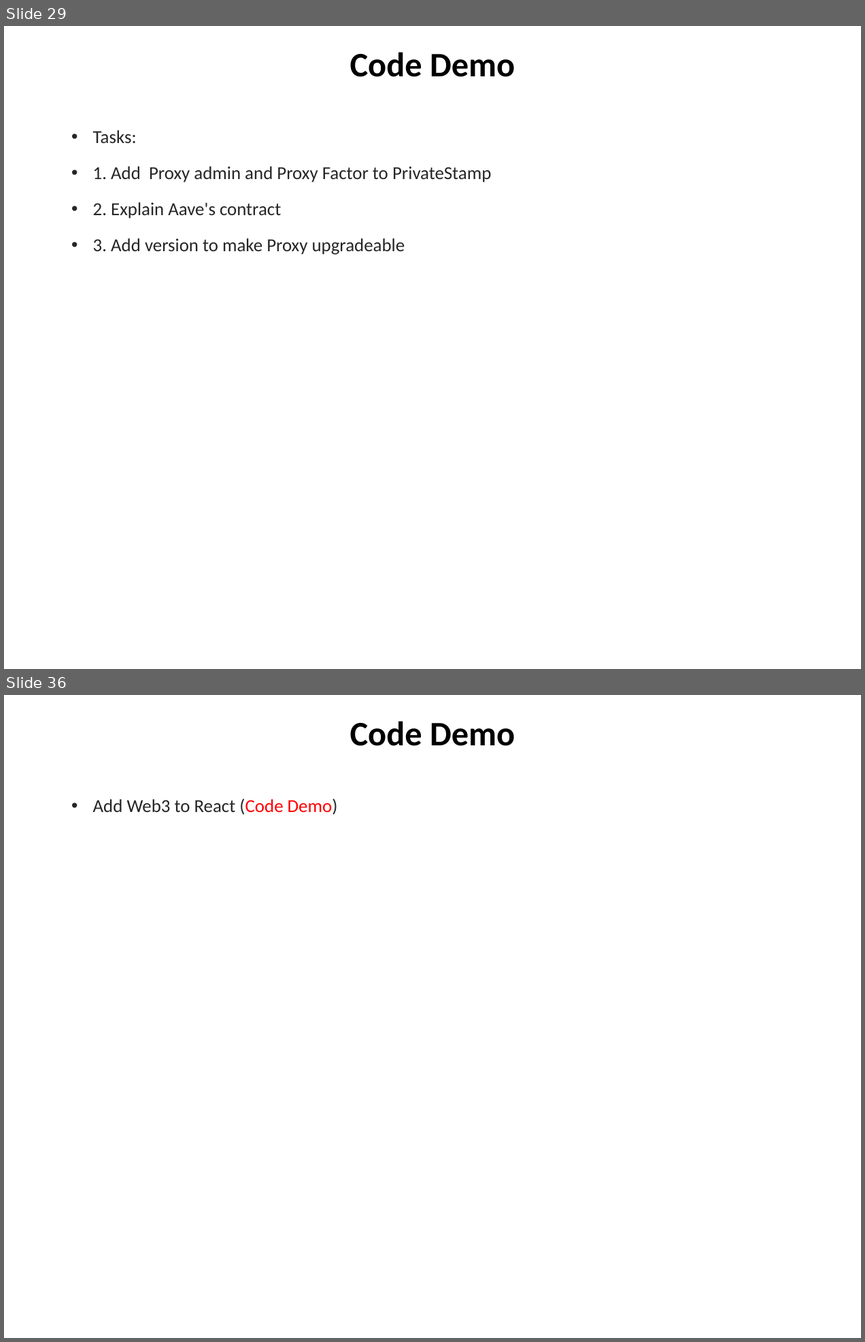
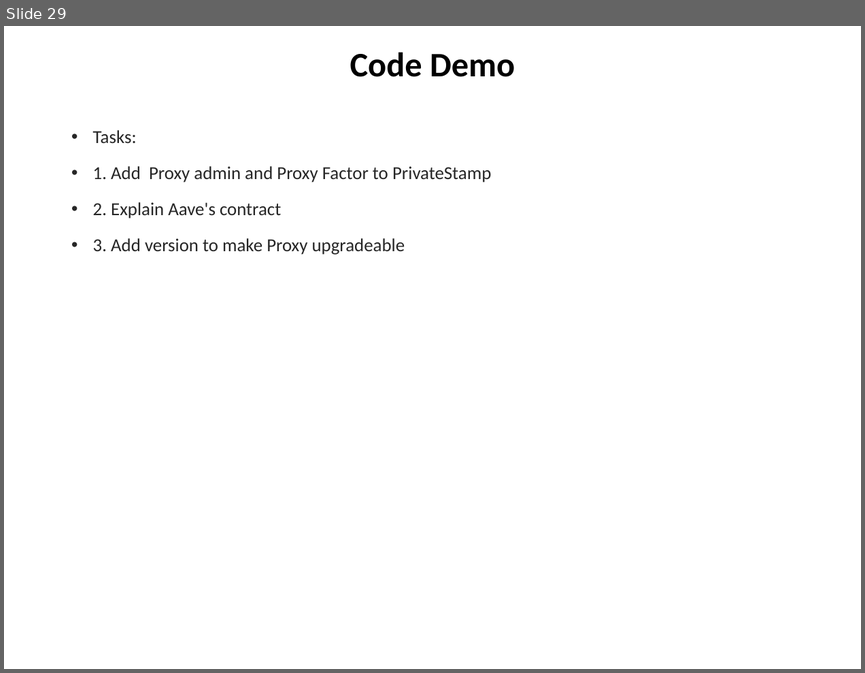
Before and after one commit to chuacw/SGUS-Slides, a slide deck: BCI - Batch2 - Day10 - Reactjs 2 Web3.pptx. Shown one above the other, each under a label of ours: slides 29 and 36 before the commit, slide 29 after it; the slides between them are not shown. The pictures are 865x1342 and 865x673 pixels, drawn with LibreOffice and Linux fonts; fonts in the diff are those of the drawing. Boxes give left, top, right and bottom in pixels: in the first picture for what was removed or moved away, otherwise in the second. Text is boxed around its words. In the diff, an @@ line names an element or a change of style, - is before the commit and + after.

```diff
--- a/BCI - Batch2 - Day10 - Reactjs 2 Web3.pptx
+++ b/BCI - Batch2 - Day10 - Reactjs 2 Web3.pptx
@@ slide 36 removed at bbox=[4, 695, 861, 1338], background #FFFFFF @@
@@ title removed at bbox=[350, 721, 515, 746] @@
-Code Demo
@@ text removed at bbox=[93, 798, 338, 815] @@
-• Add Web3 to React (Code Demo)
```
Also in this commit, not shown: 6 other slides removed, 5 other files.
